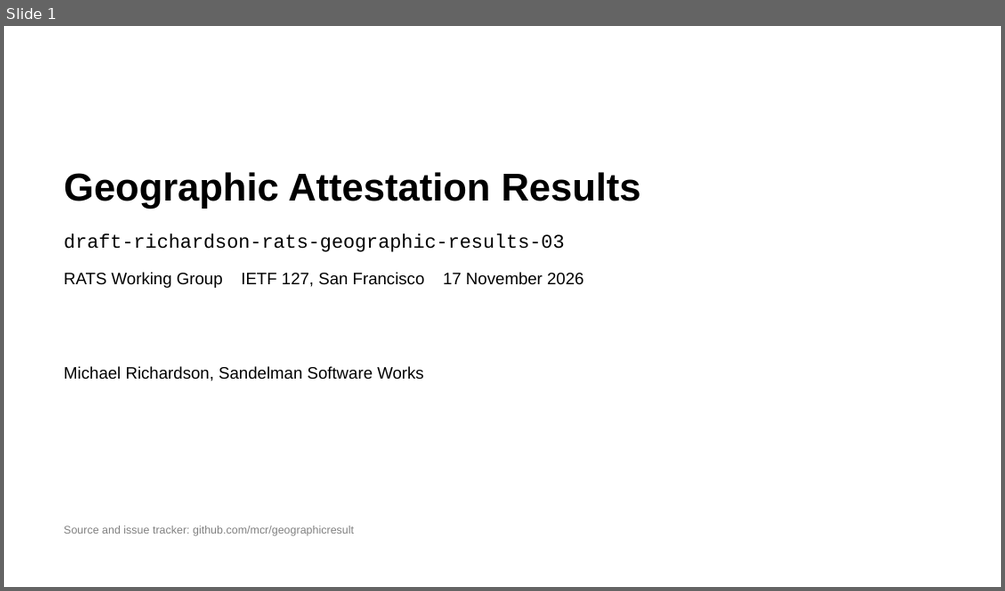
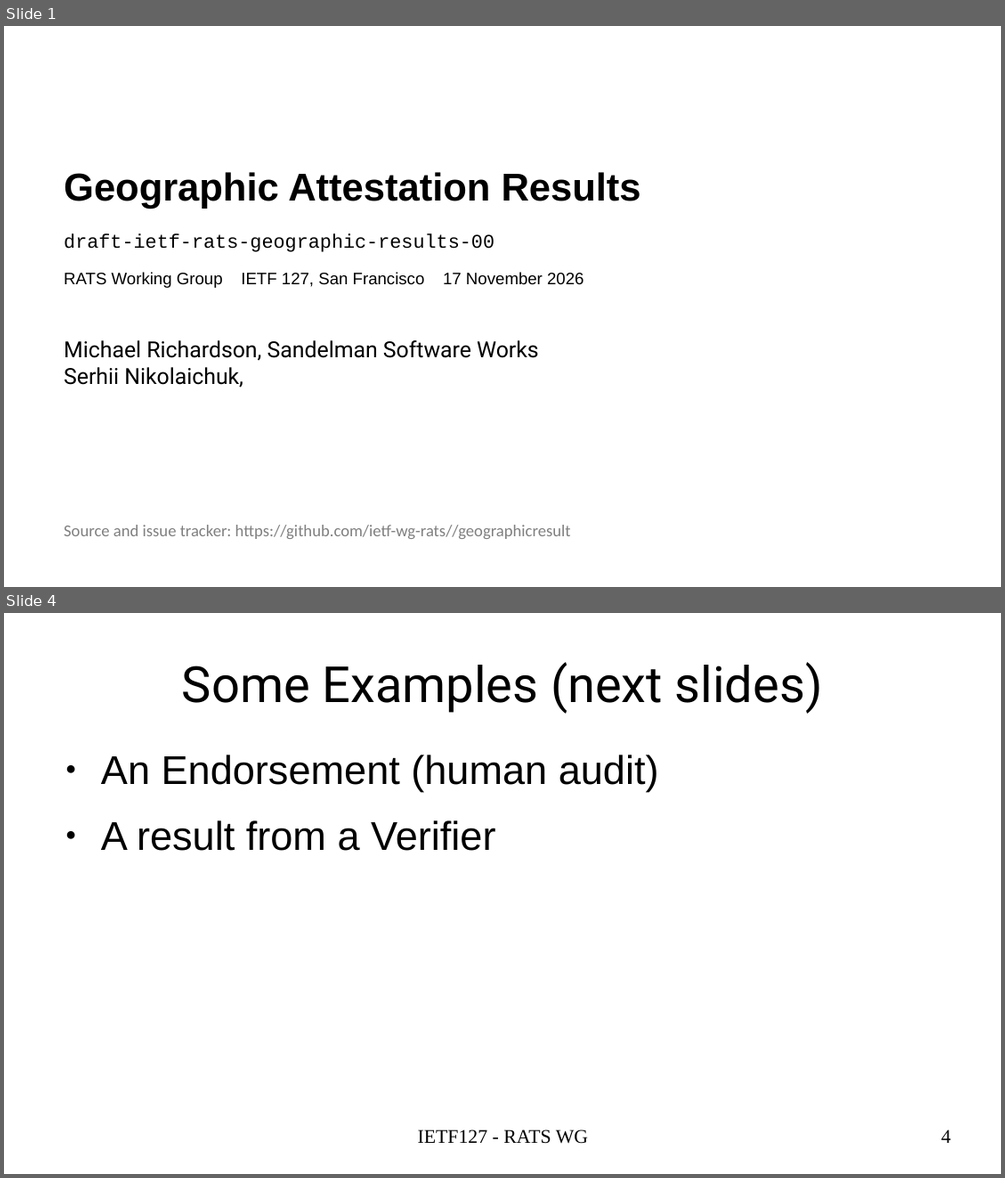
Before and after one commit to ietf-rats-wg/geographicresult, a slide deck: presentations/IETF127-GeographicAttestationResults.odp. Shown one above the other, each under a label of ours: slide 1 before the commit, slides 1 and 4 after it; the slides between them are not shown. The pictures are 1005x591 and 1005x1178 pixels, drawn with LibreOffice and Linux fonts; fonts in the diff are those of the drawing. Boxes give left, top, right and bottom in pixels: in the first picture for what was removed or moved away, otherwise in the second. Text is boxed around its words. In the diff, an @@ line names an element or a change of style, - is before the commit and + after.

```diff
--- a/presentations/IETF127-GeographicAttestationResults.odp
+++ b/presentations/IETF127-GeographicAttestationResults.odp
@@ slide 4 added at (x1=4, y1=613, x2=1001, y2=1174), background #FFFFFF @@
@@ title added at (x1=182, y1=662, x2=823, y2=714), 36 pt, text #000000 @@
+Some Examples (next slides)
@@ text added at (x1=101, y1=755, x2=659, y2=851), 29 pt, text #000000 @@
+● An Endorsement (human audit)
+● A result from a Verifier
@@ text added at (x1=418, y1=1129, x2=588, y2=1143), 14 pt, text #000000 @@
+IETF127 - RATS WG
@@ page number added at (x1=941, y1=1129, x2=951, y2=1143), 14 pt, text #000000 @@
+4
@@ slide 1 changed as well @@
@@ text at (x1=64, y1=233, x2=494, y2=252): text changed @@
-draft-richardson-rats-geographic-results-03
+draft-ietf-rats-geographic-results-00
@@ text at (x1=64, y1=340, x2=539, y2=361): size 12 to 16 pt, font Arial to Roboto in "Michael Richardson, Sandelman Software Works" @@
@@ text at (x1=64, y1=367, x2=243, y2=387): paragraph added @@
+Serhii Nikolaichuk,
@@ text at (x1=64, y1=524, x2=571, y2=539): text changed; size 8 to 12 pt; font Arial to Calibri @@
-Source and issue tracker: github.com/mcr/geographicresult
+Source and issue tracker: https://github.com/ietf-wg-rats//geographicresult
```
Also in this commit, not shown: 4 other slides changed, 2 other slides added, 2 other files.
